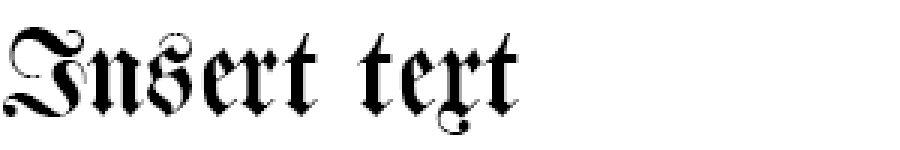
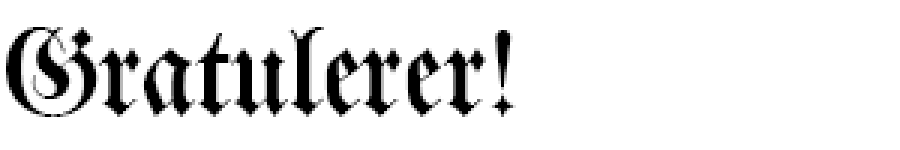
Revision of a layered 900 × 150 image; what changed, layer by layer:
renamed "Insert text" to "Gratulerer!", painted on it over [3, 27, 519, 135]
